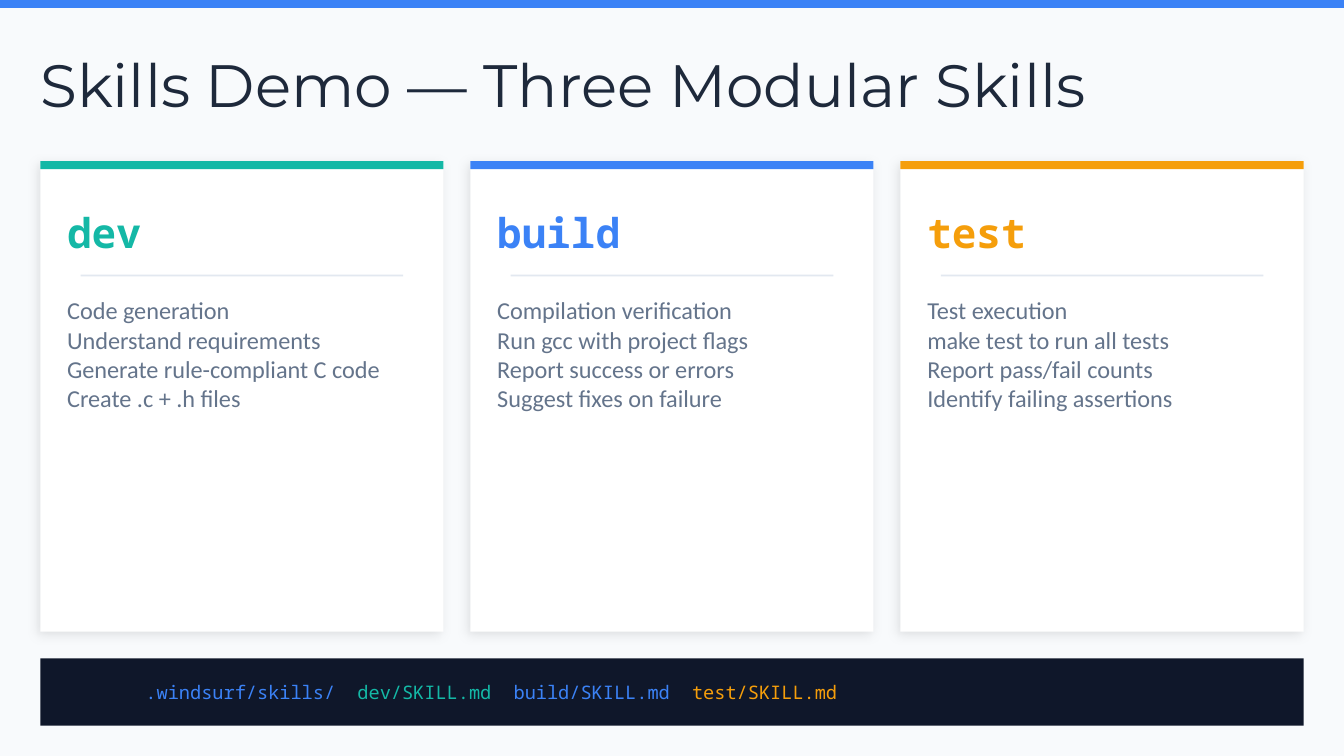
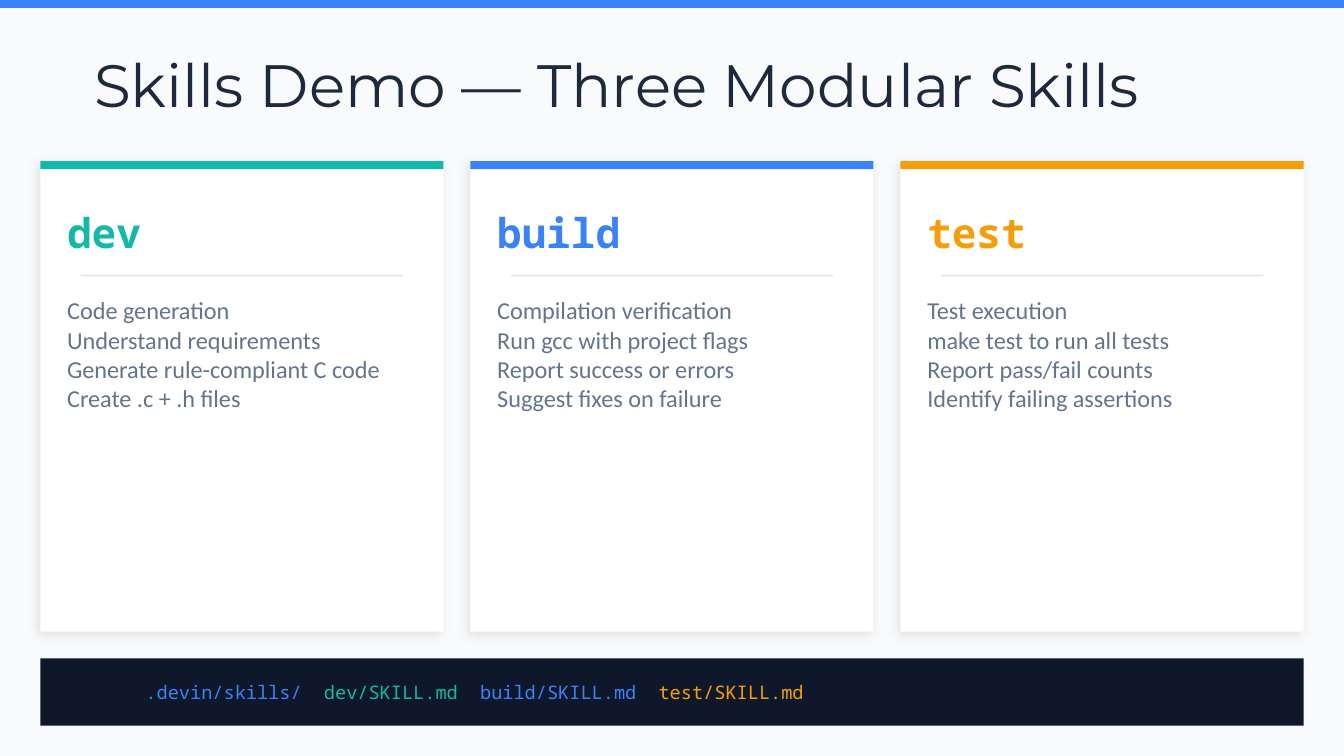
Before and after one commit to chenkunyuan/ai-tools-intro-sharing, a slide deck: slide 8 of AI_Getting_Started_with_AI_Tools.pptx. Drawn at 1344x756 pixels with LibreOffice and Linux fonts; fonts in the diff are those of the drawing. Boxes give left, top, right and bottom in pixels: in the first picture for what was removed or moved away, otherwise in the second. Text is boxed around its words. In the diff, an @@ line names an element or a change of style, - is before the commit and + after.

```diff
--- a/AI_Getting_Started_with_AI_Tools.pptx
+++ b/AI_Getting_Started_with_AI_Tools.pptx
@@ text "Skills Demo — Three Modular ...": place and size @@
-text "Skills Demo — Three Modular ..." at [40,62,1085,108]
+text "Skills Demo — Three Modular ..." at [94,62,1139,108]
@@ text at [145,685,804,699]: text changed @@
-.windsurf/skills/ dev/SKILL.md build/SKILL.md test/SKILL.md
+.devin/skills/ dev/SKILL.md build/SKILL.md test/SKILL.md
```
Also in this commit, not shown: 7 other slides changed, 8 other files.
